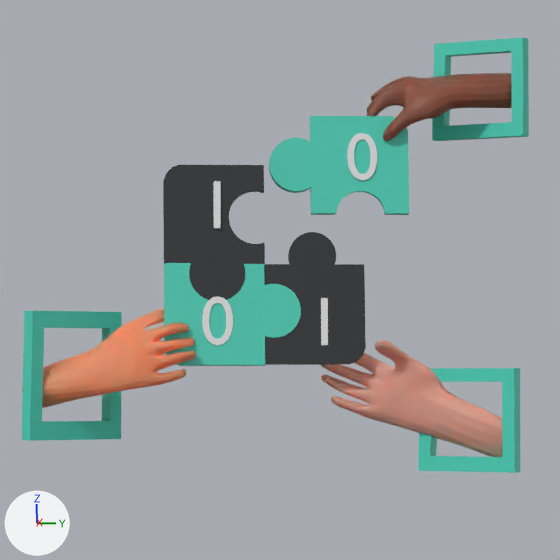
The Blender file Modeling/Pragma/Hands.blend, before and after one commit.
Both versions are drawn from the file's camera 'Camera'. Arrows for +X, +Y and +Z are at lower left; the lights stay in place. Text is drawn in Blender's own font.
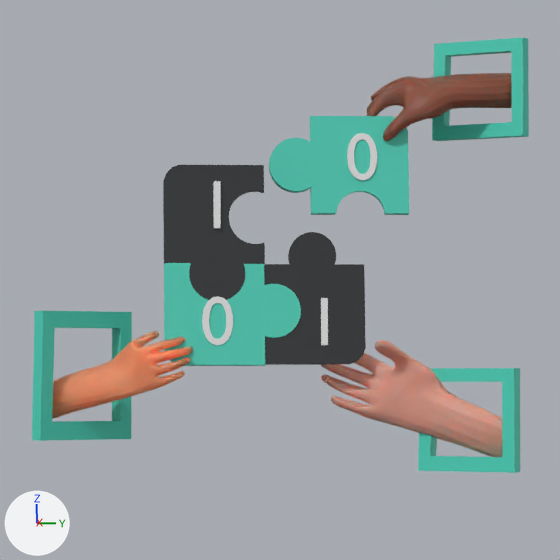
Changed parts and their boxes [x1, y1, x2, y2] in the pictures (560 x 560 px):
'Cube.010', reshaped, moved, turned, rescaled: before [22, 309, 196, 408]; after [52, 331, 193, 419]
'Cube.007', moved: before [22, 311, 122, 441]; after [32, 311, 132, 441]

What the commit changed:
me_cube_013 is used by ob_cube_010; location (-2.48, 1.14, -1.67); rotation (0.359, -0.0157, -0.542), in degrees (21, -0.9, -31).
me_cube_013 had 82 vertices, 77 faces and spanned x -0.29..0.66, y 2.7..5.6, z -0.21..1.02.
me_cube_013 now has 82 vertices, 77 faces and spans x -0.22..0.52, y 2.7..5.53, z -0.13..1.02.
me_cube_013 part 1: 77 of 82 vertices moved; they spanned x -0.29..0.66, y 2.9..5.6, z -0.21..0.98 and now span x -0.2..0.52, y 2.98..5.53, z -0.13..0.85; mean shift (0.03, -0.1, -0.01); largest move (0.66, 3.44, 0.25) -> (0.46, 3.06, 0.25).
Object 'Cube.007' (ob_cube_007) moves from (-0.85, 3.83, -0.75) to (-0.85, 3.98, -0.75).
Object 'Cube.010' (ob_cube_010) moves from (-2.48, 1.14, -1.67) to (-2.36, 1.52, -1.79).
Object 'Cube.010' (ob_cube_010) turns from (21, -0.9, -31) to (22, 0.2, -31) degrees about x, y and z.
Object 'Cube.010' (ob_cube_010) is rescaled from (1.0, 1.0, 1.0) to (0.94, 0.94, 0.94).
